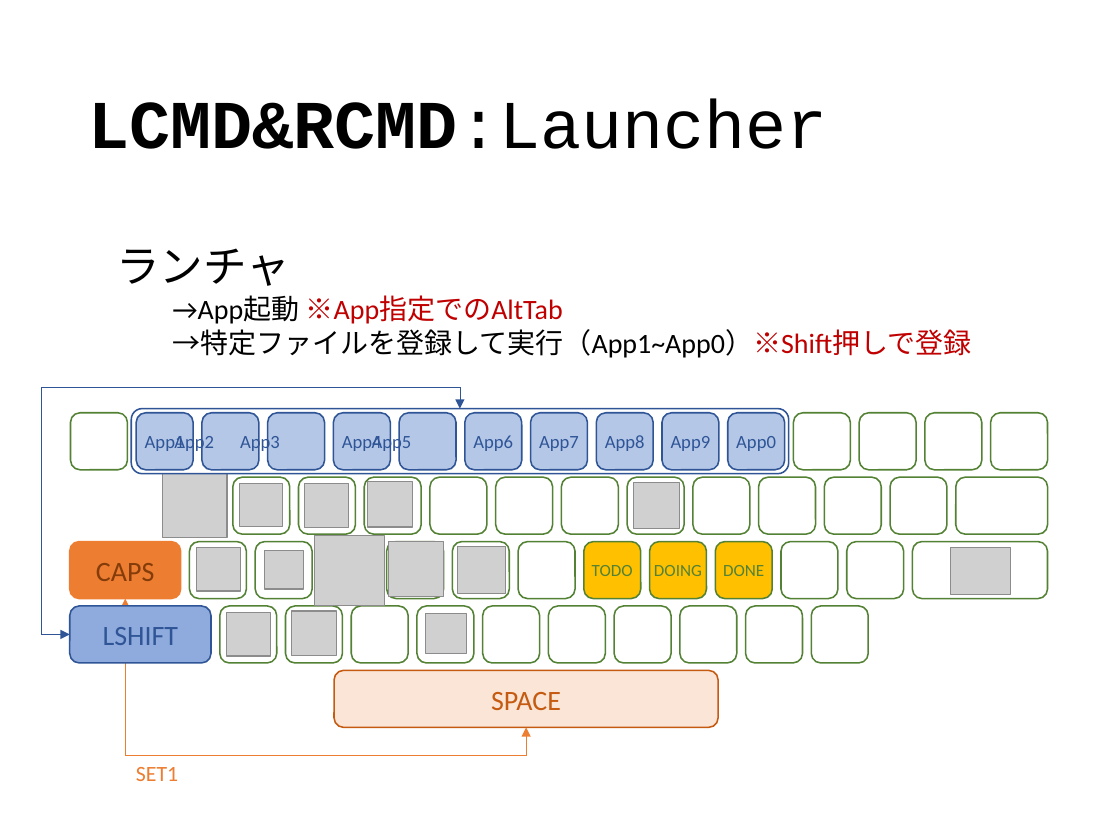
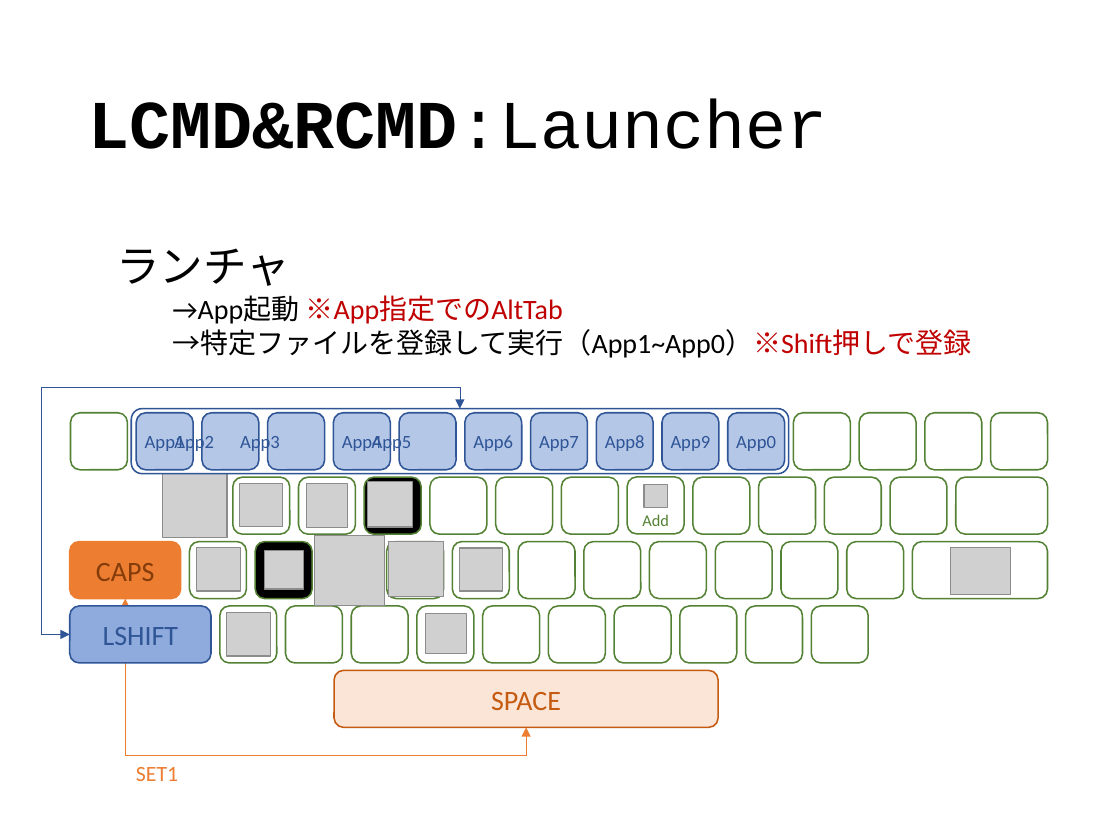
Before and after one commit to ittooo66/myAHK, a slide deck: slide 6 of MANUAL.pptx. Drawn at 1120x840 pixels with LibreOffice and Linux fonts; fonts in the diff are those of the drawing; grey boxes stand for pictures. Boxes give left, top, right and bottom in pixels: in the first picture for what was removed or moved away, otherwise in the second. Text is boxed around its words. In the diff, an @@ line names an element or a change of style, - is before the commit and + after.

```diff
--- a/MANUAL.pptx
+++ b/MANUAL.pptx
@@ rounded rectangle at (x1=364, y1=477, x2=421, y2=534): fill #FFFFFF to #000000 @@
@@ picture resized from (x1=634, y1=483, x2=680, y2=529) to (x1=644, y1=484, x2=668, y2=507) @@
@@ text in rounded rectangle at (x1=642, y1=514, x2=668, y2=526): text added @@
+Add
@@ rounded rectangle at (x1=255, y1=542, x2=312, y2=599): fill #FFFFFF to #000000 @@
@@ picture resized from (x1=457, y1=547, x2=505, y2=594) to (x1=459, y1=548, x2=502, y2=590) @@
@@ text in rounded rectangle at (x1=592, y1=565, x2=633, y2=576): text removed @@
-TODO
@@ fill #FFC000 to none in 3 elements at (x1=584, y1=542, x2=641, y2=599), (x1=716, y1=542, x2=773, y2=599), (x1=650, y1=542, x2=707, y2=599) @@
@@ text in rounded rectangle at (x1=654, y1=565, x2=702, y2=576): text removed @@
-DOING
@@ text in rounded rectangle at (x1=723, y1=565, x2=764, y2=576): text removed @@
-DONE
@@ picture removed at (x1=291, y1=612, x2=336, y2=656) @@
```
Also in this commit, not shown: 6 other slides changed.
